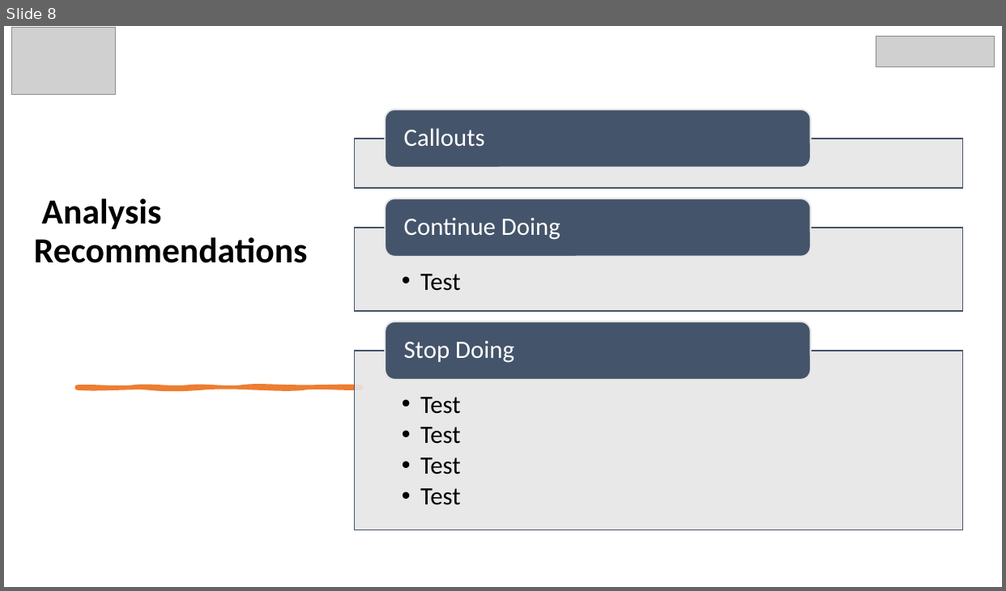
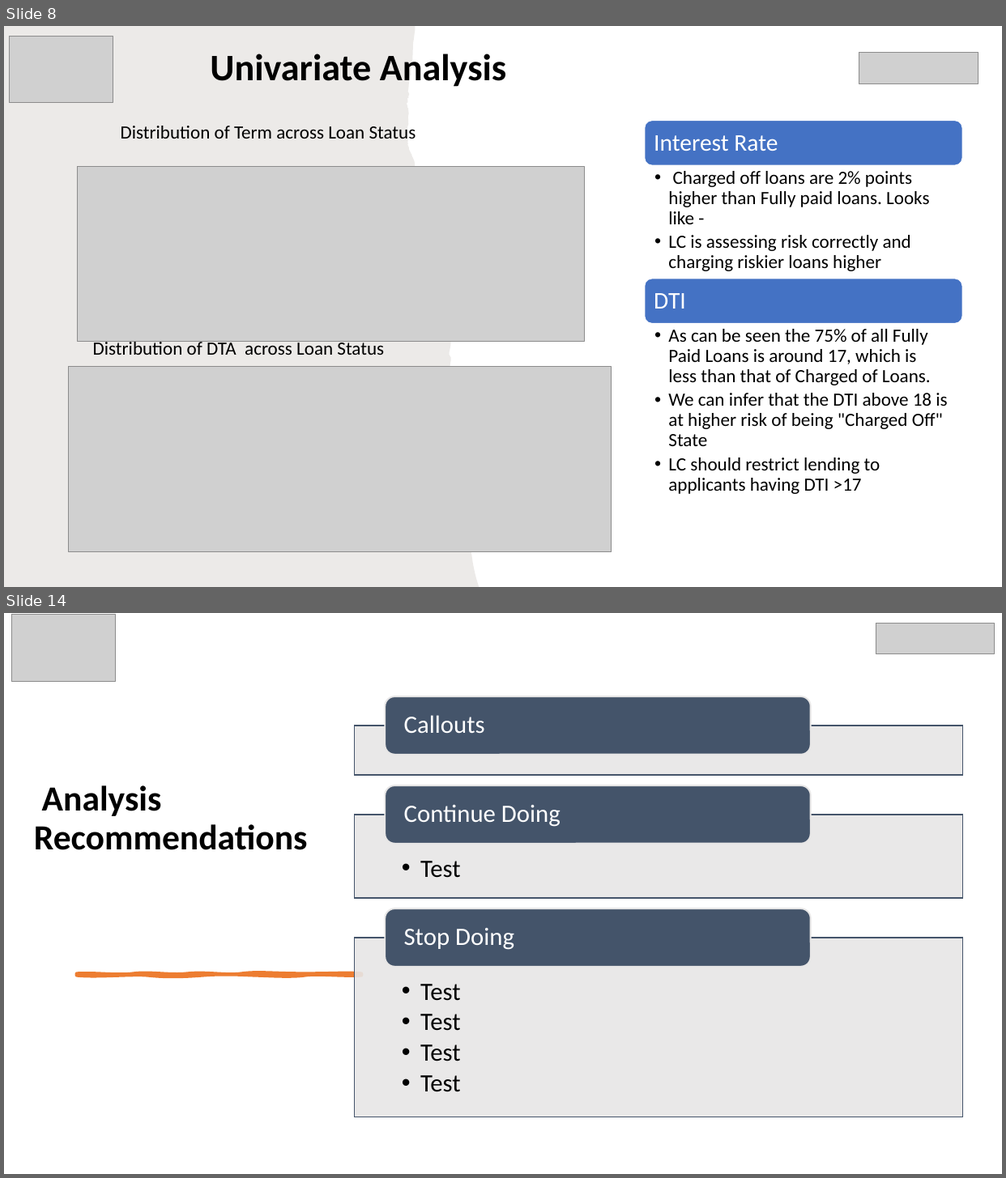
Before and after one commit to rramchan12/Lending-Club-EDA-CaseStudy, a slide deck: LendingClubCaseStudy.pptx. Shown one above the other, each under a label of ours: slide 8 before the commit, slides 8 and 14 after it; the slides between them are not shown. The pictures are 1006x591 and 1006x1178 pixels, drawn with LibreOffice and Linux fonts; fonts in the diff are those of the drawing; grey boxes stand for pictures; background and template pictures are left out. Boxes give left, top, right and bottom in pixels: in the first picture for what was removed or moved away, otherwise in the second. Text is boxed around its words. In the diff, an @@ line names an element or a change of style, - is before the commit and + after.

```diff
--- a/LendingClubCaseStudy.pptx
+++ b/LendingClubCaseStudy.pptx
@@ slide 8 added at box(4, 26, 1002, 587), background #FFFFFF @@
@@ freeform shape added at box(4, 26, 479, 587), fill #82766A at 15% opacity @@
@@ picture added at box(9, 36, 113, 102) @@
@@ title added at box(210, 54, 506, 87), 36 pt, text #000000, bold @@
+Univariate Analysis
@@ picture added at box(859, 53, 978, 84) @@
@@ text added at box(121, 126, 416, 139), 18 pt, text #000000 @@
+Distribution of Term across Loan Status
@@ picture added at box(78, 167, 584, 341) @@
@@ text added at box(93, 341, 384, 355), 18 pt, text #000000 @@
+Distribution of DTA across Loan Status
@@ group added at box(645, 120, 963, 494): 4 texts, 2 rounded rectangles @@
+Interest Rate
+  • Charged off loans are 2% points higher than Fully paid loans. Looks like -
+  • LC is assessing risk correctly and charging riskier loans higher
+DTI
+  • As can be seen the 75% of all Fully Paid Loans is around 17, which is less than that of Charged of Loans.
+  • We can infer that the DTI above 18 is at higher risk of being "Charged Off" State
+  • LC should restrict lending to applicants having DTI >17
@@ picture added at box(68, 367, 612, 553) @@
@@ what was slide 8 is now slide 14 @@
```
Also in this commit, not shown: 6 other slides added, 1 slide removed, 1 other file.
